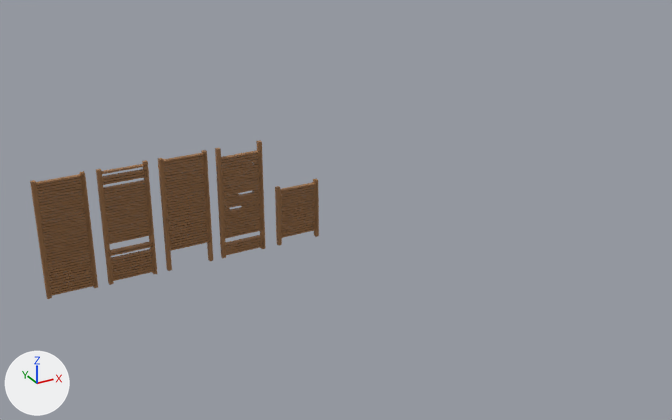
Two versions of the Blender file Modelos/Cenario Ninja/modelos ninja semana 8 - luana.blend, one commit apart.
The view is the same before and after, from a 50 mm camera at (-7.7, -40.3, 18.5) aimed at (14.4, -0.2, -1.6). Every picture has the same lights, and +X, +Y and +Z are marked at lower left.

Names of what the first picture shows: 'biombo', 'biombo.001', 'biombo.002', 'biombo.003', 'biombo.004'.
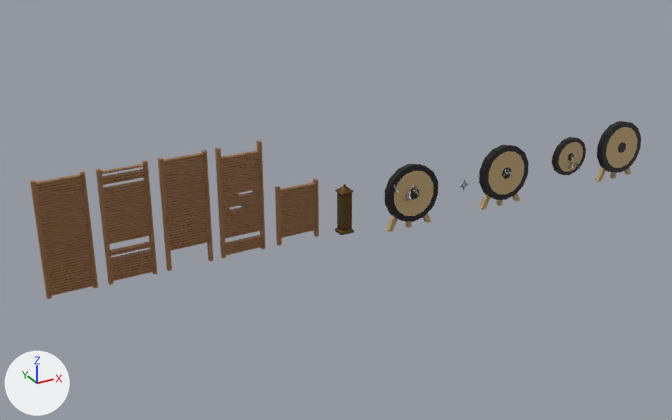
The newer file is also rescaled (x0.388), turned or shifted as a whole; pictures and numbers use the older file's frame.

Location of each change, [x1, y1, x2, y2] in pixels of the pictures (672 x 420 px):
'alvo', added
    after: [385, 164, 438, 232]
    faces in mat_material_bege (brown #bba06f): [386, 171, 433, 232]
    faces in mat_material_preto (black #000000): [385, 164, 438, 222]
'alvo.001', added
    after: [479, 145, 529, 210]
    faces in mat_material_bege (brown #bba06f): [479, 151, 524, 210]
    faces in mat_material_preto (black #000000): [479, 145, 529, 200]
'alvo.003', added
    after: [595, 121, 641, 182]
    faces in mat_material_bege (brown #bba06f): [595, 127, 637, 182]
    faces in mat_material_preto (black #000000): [597, 121, 641, 173]
'alvo.002', added
    after: [552, 137, 586, 175]
    faces in mat_material_bege (brown #bba06f): [559, 142, 583, 172]
    faces in mat_material_preto (black #000000): [552, 137, 586, 175]
'torre de incenso', added (brown)
    after: [335, 184, 354, 235]

The change, as a diff of the scene's bpy script:
```diff
--- a/Modelos/Cenario Ninja/modelos ninja semana 8 - luana.blend.py
+++ b/Modelos/Cenario Ninja/modelos ninja semana 8 - luana.blend.py
@@ mat_material_bege @@
+mat_material_bege = principled_material('Material.bege')
+mat_material_bege.base_color = (0.498, 0.353, 0.16)  # brown #bba06f
@@ mat_material_preto @@
+mat_material_preto = principled_material('Material.preto')
+mat_material_preto.base_color = (0.0, 0.0, 0.0)  # black #000000
@@ mat_material_prata @@
+mat_material_prata = principled_material('Material.prata')
+mat_material_prata.base_color = (0.405, 0.434, 0.489)  # grey #abb0ba
+mat_material_prata.metallic = 1.0
+mat_material_prata.roughness = 0.492
@@ mat_material_bronze @@
+mat_material_bronze = principled_material('Material.bronze')
+mat_material_bronze.base_color = (0.18, 0.106, 0.0364)  # brown #765c36
+mat_material_bronze.metallic = 1.0
+mat_material_bronze.roughness = 0.357
@@ me_alvo_004 @@
+me_alvo_004.from_pydata(...)  # 114 vertices, 144 faces; spans x -0.626..0.604, y -0.157..0.098, z -0.005..1.451
+# faces by material slot: [60, 84]
+me_alvo_004.materials.append(mat_material_bege)  # brown #bba06f
+me_alvo_004.materials.append(mat_material_preto)  # black #000000
@@ me_alvo_002 @@
+me_alvo_002.from_pydata(...)  # 222 vertices, 252 faces; spans x -0.446..0.447, y -0.123..0.137, z -0.464..0.458
+# faces by material slot: [72, 84, 96]
+me_alvo_002.materials.append(mat_material_bege)  # brown #bba06f
+me_alvo_002.materials.append(mat_material_preto)  # black #000000
+me_alvo_002.materials.append(mat_material_prata)  # grey #abb0ba
@@ me_alvo_001 @@
+me_alvo_001.from_pydata(...)  # 202 vertices, 228 faces; spans x -0.626..0.604, y -0.252..0.098, z -0.005..1.451
+# faces by material slot: [80, 84, 64]
+me_alvo_001.materials.append(mat_material_bege)  # brown #bba06f
+me_alvo_001.materials.append(mat_material_preto)  # black #000000
+me_alvo_001.materials.append(mat_material_prata)  # grey #abb0ba
@@ me_alvo @@
+me_alvo.from_pydata(...)  # 246 vertices, 270 faces; spans x -0.626..0.604, y -0.316..0.098, z -0.005..1.451
+# faces by material slot: [90, 84, 96]
+me_alvo.materials.append(mat_material_bege)  # brown #bba06f
+me_alvo.materials.append(mat_material_preto)  # black #000000
+me_alvo.materials.append(mat_material_prata)  # grey #abb0ba
@@ me_torre_de_incenso @@
+me_torre_de_incenso.from_pydata(...)  # 788 vertices, 542 faces; spans x -0.166..0.157, y -0.004..0.265, z -0.006..1.079
+me_torre_de_incenso.polygons.foreach_set('use_smooth', [True] * 542)
+me_torre_de_incenso.materials.append(mat_material_bronze)  # brown #765c36
@@ ob_alvo_003 @@
+ob_alvo_003 = bpy.data.objects.new('alvo.003', me_alvo_004)
+ob_alvo_003.location = (33.62, -1.28, -3.08)
+ob_alvo_003.scale = (2.58, 2.58, 2.58)
@@ ob_alvo_002 @@
+ob_alvo_002 = bpy.data.objects.new('alvo.002', me_alvo_002)
+ob_alvo_002.location = (29.52, -1.57, -0.84)
+ob_alvo_002.scale = (2.58, 2.58, 2.58)
@@ ob_alvo_001 @@
+ob_alvo_001 = bpy.data.objects.new('alvo.001', me_alvo_001)
+ob_alvo_001.location = (24.75, -1.28, -3.08)
+ob_alvo_001.scale = (2.58, 2.58, 2.58)
@@ ob_alvo @@
+ob_alvo = bpy.data.objects.new('alvo', me_alvo)
+ob_alvo.location = (18.47, -1.28, -3.08)
+ob_alvo.scale = (2.58, 2.58, 2.58)
@@ ob_torre_de_incenso @@
+ob_torre_de_incenso = bpy.data.objects.new('torre de incenso', me_torre_de_incenso)
+ob_torre_de_incenso.location = (14.92, -0.57, -2.97)
+ob_torre_de_incenso.scale = (2.58, 2.58, 2.58)
```
